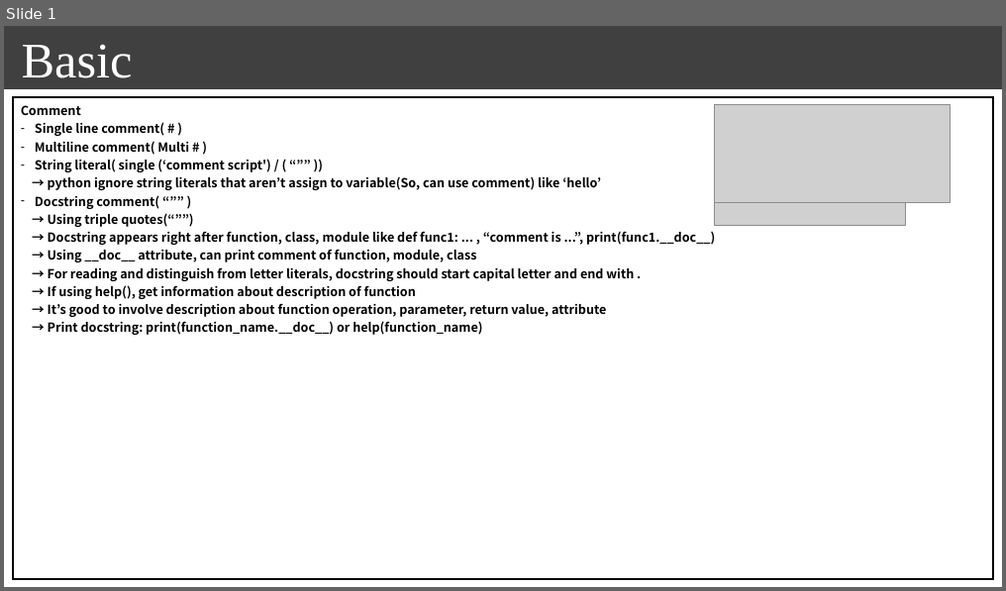
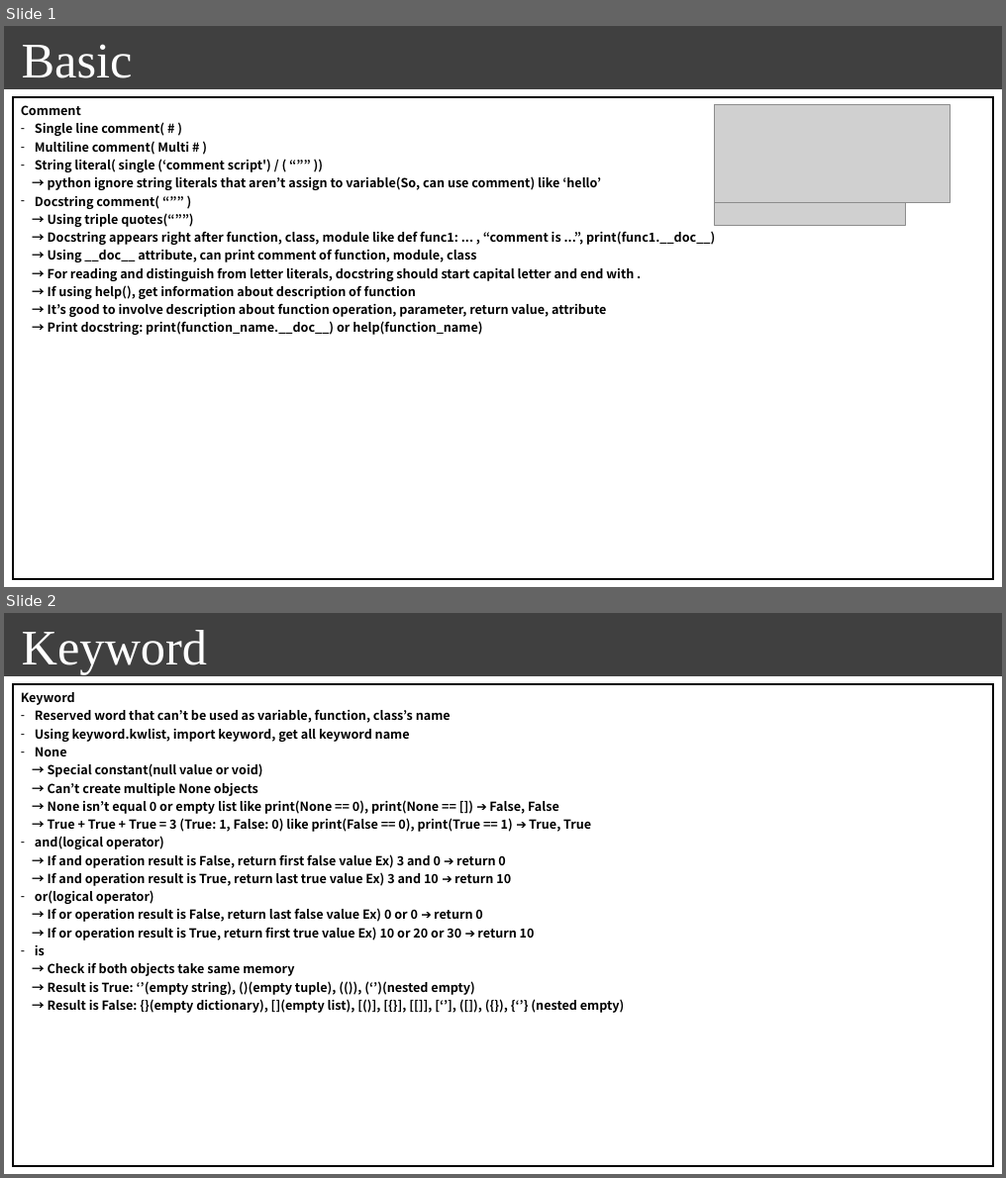
Before and after one commit to seonghokim/Study, a slide deck: Study Material/[ENG] everything in python.pptx. Shown one above the other, each under a label of ours: slide 1 before the commit, slides 1 and 2 after it. The pictures are 1006x591 and 1006x1178 pixels, drawn with LibreOffice and Linux fonts; fonts in the diff are those of the drawing; grey boxes stand for pictures; background and template pictures are left out. Boxes give left, top, right and bottom in pixels: in the first picture for what was removed or moved away, otherwise in the second. Text is boxed around its words. In the diff, an @@ line names an element or a change of style, - is before the commit and + after.

```diff
--- a/Study Material/[ENG] everything in python.pptx
+++ b/Study Material/[ENG] everything in python.pptx
@@ slide 2 added at [4, 613, 1002, 1174], background #FFFFFF; not listed: 1 template element that a slide beside it also shows @@
@@ text added at [22, 630, 207, 674], 48 pt, text #FFFFFF @@
+Keyword
@@ table added at [13, 685, 994, 1166], 1 rows, 1 columns @@
+Keyword / Reserved word that can’t be used as variable, function, class’s name / Using keyword.kwlist, import keyword, get all keyword name / None / → Special constant(null value or void) / → Can’t create multiple None objects / → None isn’t equal 0 or empty list like print(None == 0), print(None == []) ➔ False, False / → True + True + True = 3 (True: 1, False: 0) like print(False == 0), print(True == 1) ➔ True, True / and(logical operator) / → If and operation result is False, return first false value Ex) 3 and 0 ➔ return 0 / → If and operation result is True, return last true value Ex) 3 and 10 ➔ return 10 / or(logical operator) / → If or operation result is False, return last false value Ex) 0 or 0 ➔ return 0 / → If or operation result is True, return first true value Ex) 10 or 20 or 30 ➔ return 10 / is / → Check if both objects take same memory / → Result is True: ‘’(empty string), ()(empty tuple), (()), (‘’)(nested empty) / → Result is False: {}(empty dictionary), [](empty list), [()], [{}], [[]], [‘’], ([]), ({}), {‘’} (nested empty)
```
Also in this commit, not shown: 1 slide changed, 4 other slides added, 1 other file.
